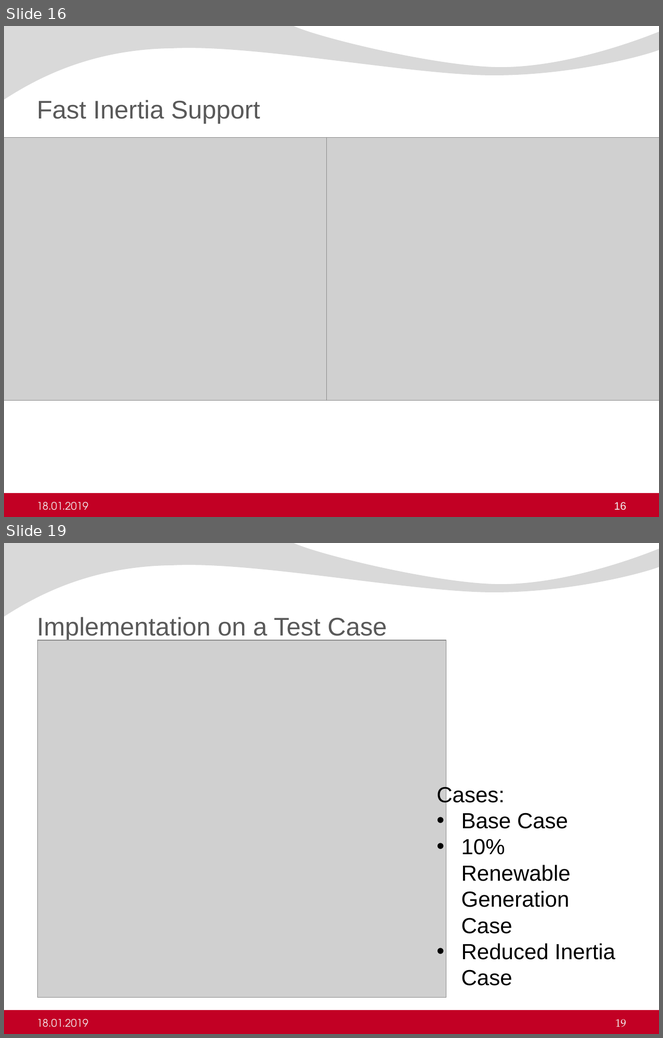
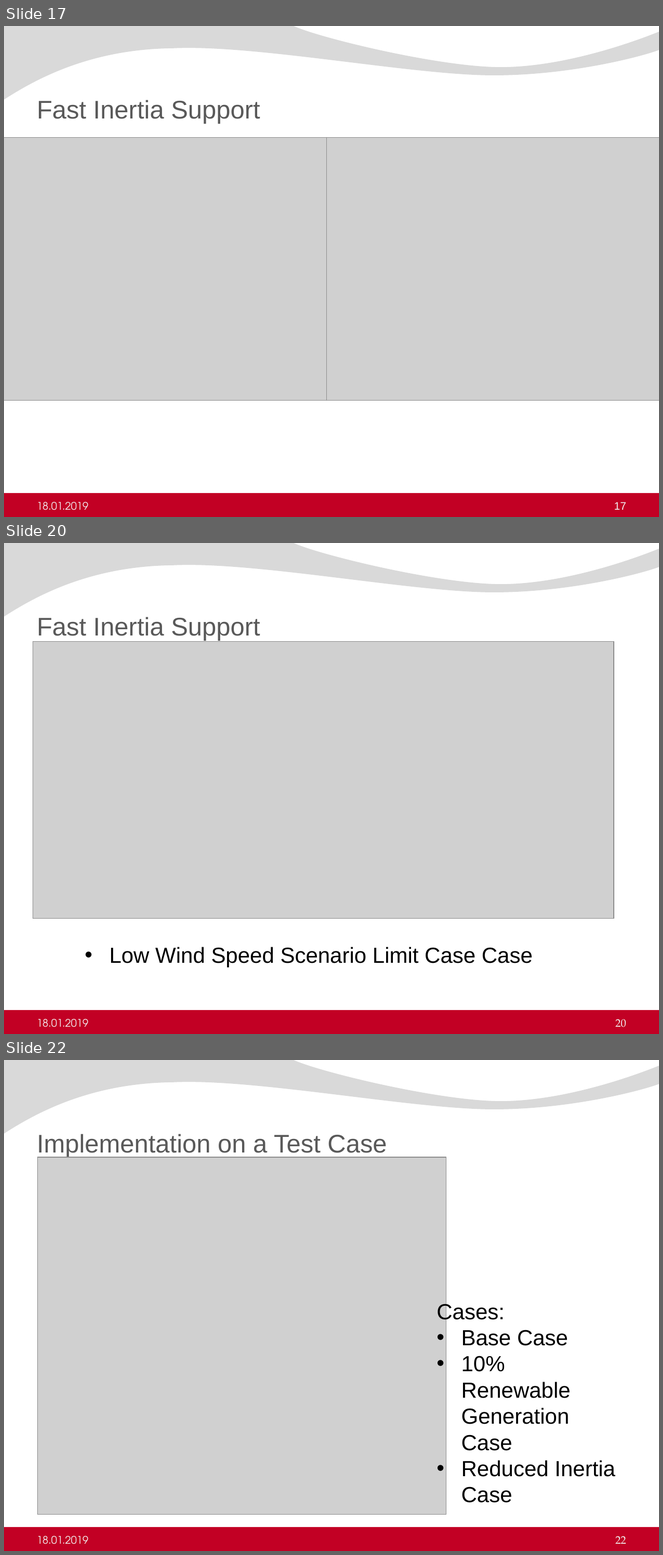
Before and after one commit to ErencanDuymaz/Research, a slide deck: Thesis/Thesis Defence/Erencan_Duymaz_thesis_defence.pptx. Shown one above the other, each under a label of ours: slides 16 and 19 before the commit, slides 17, 20 and 22 after it; the slides between them are not shown. The pictures are 663x1038 and 663x1555 pixels, drawn with LibreOffice and Linux fonts; fonts in the diff are those of the drawing; grey boxes stand for pictures; background and template pictures are left out. Boxes give left, top, right and bottom in pixels: in the first picture for what was removed or moved away, otherwise in the second. Text is boxed around its words. In the diff, an @@ line names an element or a change of style, - is before the commit and + after.

```diff
--- a/Thesis/Thesis Defence/Erencan_Duymaz_thesis_defence.pptx
+++ b/Thesis/Thesis Defence/Erencan_Duymaz_thesis_defence.pptx
@@ slide 20 added at box(4, 543, 659, 1034), background #FFFFFF; not listed: 2 template elements that a slide beside it also shows @@
@@ title added at box(37, 617, 260, 641), 28 pt, text #595959 @@
+Fast Inertia Support
@@ picture added at box(33, 642, 614, 919) @@
@@ text added at box(110, 947, 533, 967), 24 pt, text #000000 @@
+• Low Wind Speed Scenario Limit Case Case
@@ text added at box(37, 1019, 88, 1028), 11.5 pt, text #F2F2F2 @@
+18.01.2019
@@ page number added at box(616, 1019, 626, 1028), 12 pt, text #F2F2F2 @@
+20
@@ what was slide 16 is now slide 17 @@
@@ page number at box(614, 502, 626, 510): text changed @@
-16
+17
@@ what was slide 19 is now slide 22 @@
@@ page number at box(616, 1536, 626, 1544): text changed @@
-19
+22
```
Also in this commit, not shown: 7 slides changed, 2 other slides added, 6 other files.
